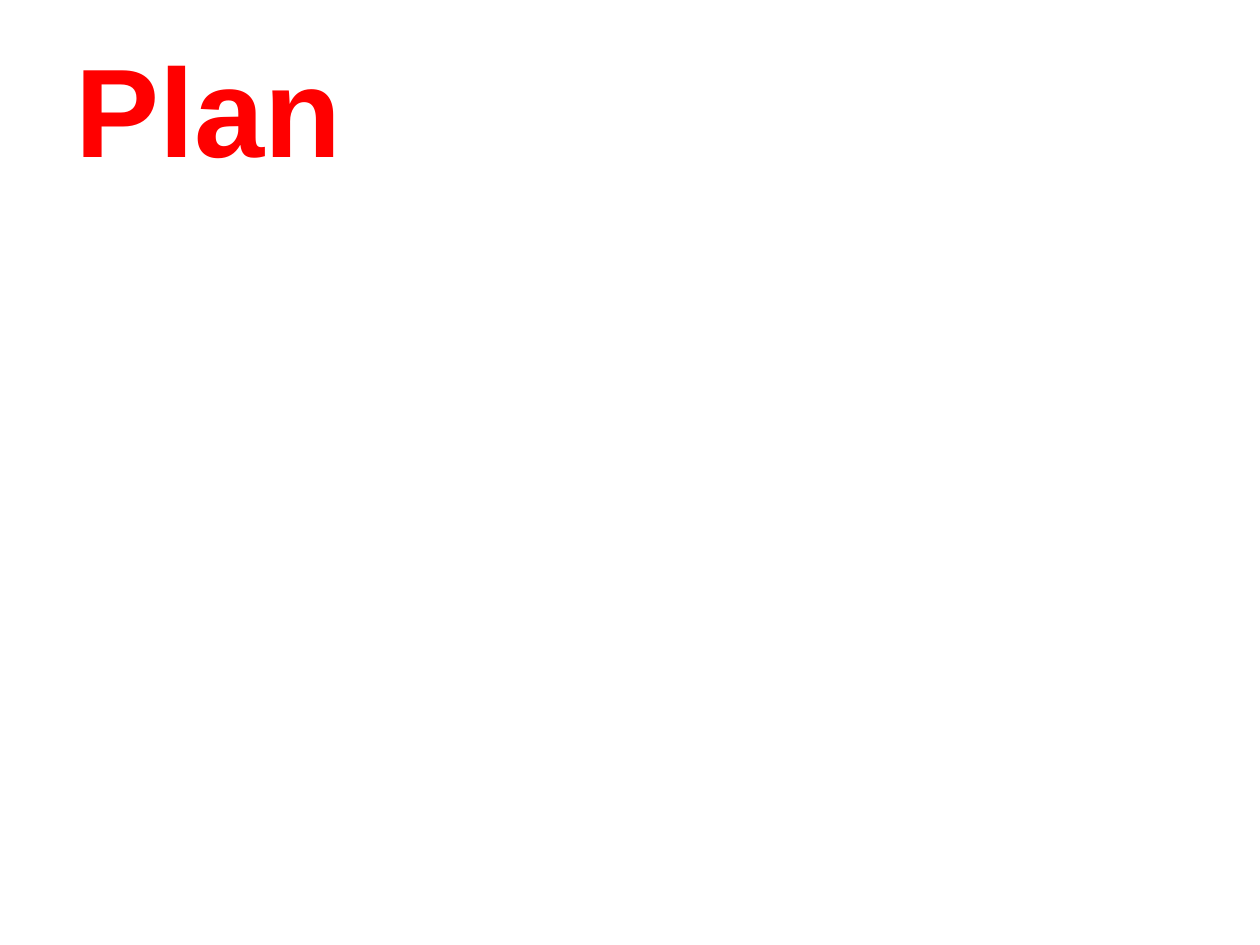
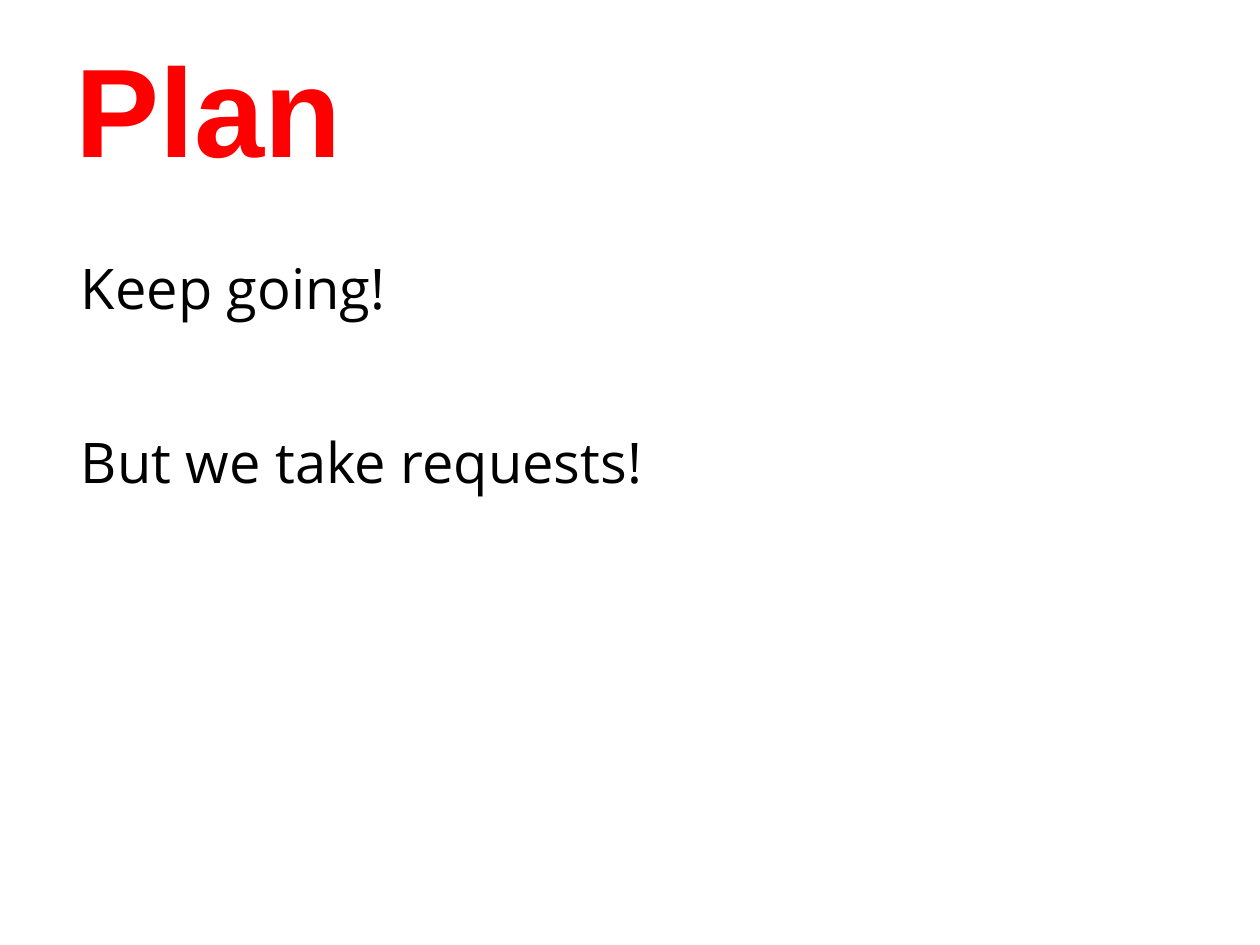
Before and after one commit to humanitiesprogramming/slides, a slide deck: slide 17 of 2017/python/day2-review.pptx. Drawn at 1260x945 pixels with LibreOffice and Linux fonts; fonts in the diff are those of the drawing. Boxes give left, top, right and bottom in pixels: in the first picture for what was removed or moved away, otherwise in the second. Text is boxed around its words. In the diff, an @@ line names an element or a change of style, - is before the commit and + after.

```diff
--- a/2017/python/day2-review.pptx
+++ b/2017/python/day2-review.pptx
@@ text added at bbox=[81, 268, 641, 497], 32 pt, text #000000 @@
+Keep going!
+But we take requests!
```
Also in this commit, not shown: 2 other slides changed, 1 other file.
